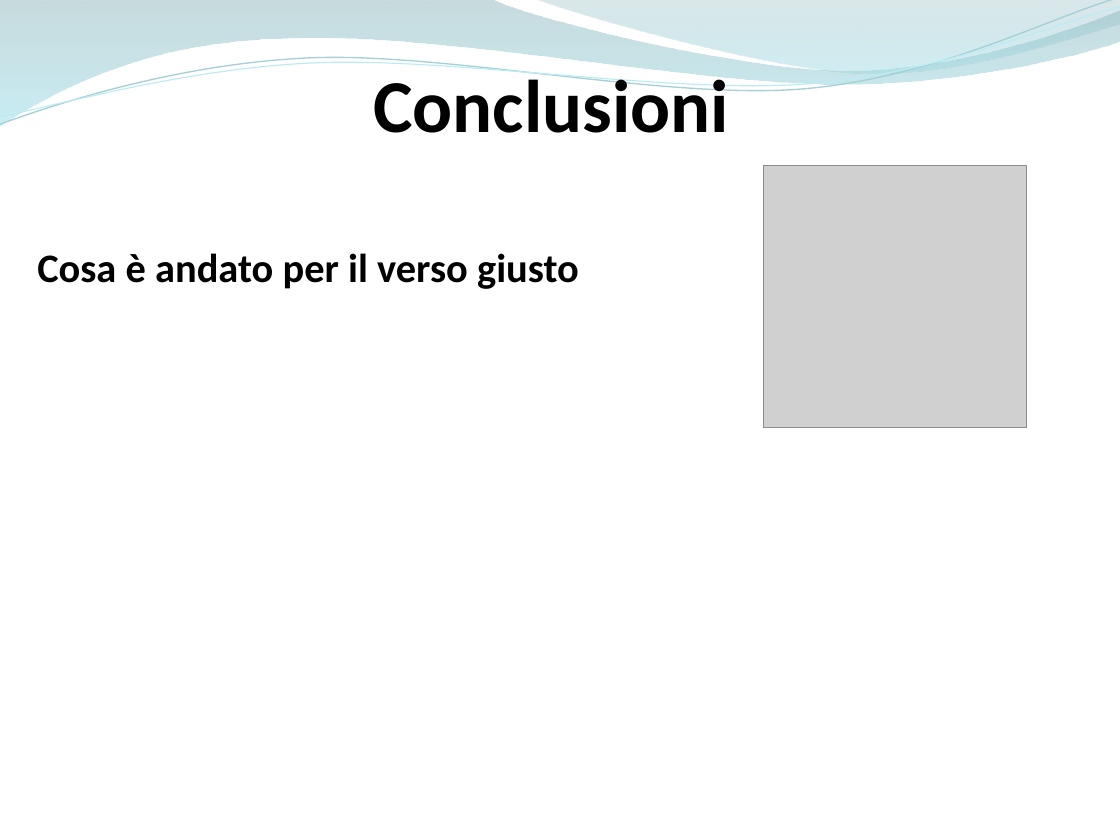
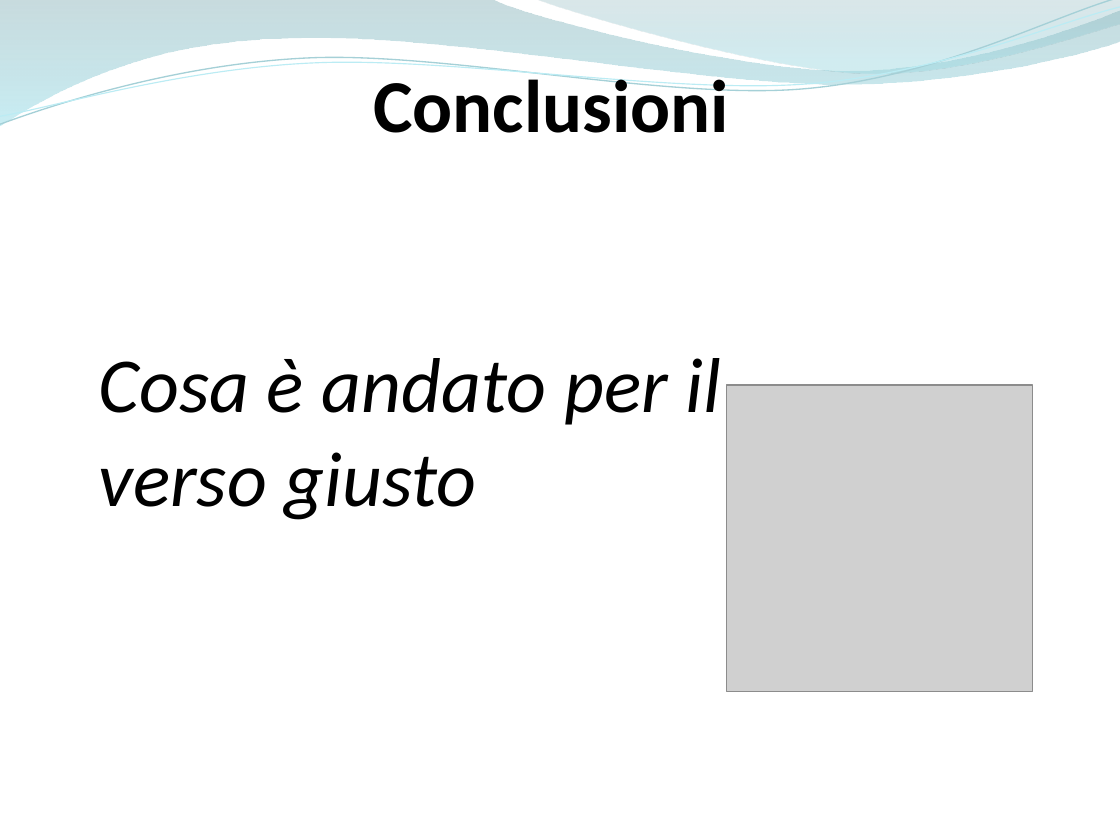
Before and after one commit to ammirate/at-silo, a slide deck: slide 39 of Presentazione/Atsilo3/Atsilo_H_PresentazioneFinale.pptx. Drawn at 1120x840 pixels with LibreOffice and Linux fonts; fonts in the diff are those of the drawing; grey boxes stand for pictures. Boxes give left, top, right and bottom in pixels: in the first picture for what was removed or moved away, otherwise in the second. Text is boxed around its words. In the diff, an @@ line names an element or a change of style, - is before the commit and + after.

```diff
--- a/Presentazione/Atsilo3/Atsilo_H_PresentazioneFinale.pptx
+++ b/Presentazione/Atsilo3/Atsilo_H_PresentazioneFinale.pptx
@@ text "Cosa è andato per il ...": place and size @@
-text "Cosa è andato per il ..." at (37,253,579,289)
+text "Cosa è andato per il ..." at (99,358,721,520)
@@ text "Cosa è andato per il ..." at (99,358,721,520): size 26 to 50 pt, bold off, italic on @@
@@ picture: place and size @@
-picture at (764,166,1026,428)
+picture at (726,385,1032,691)
```
Also in this commit, not shown: 6 other slides changed.
